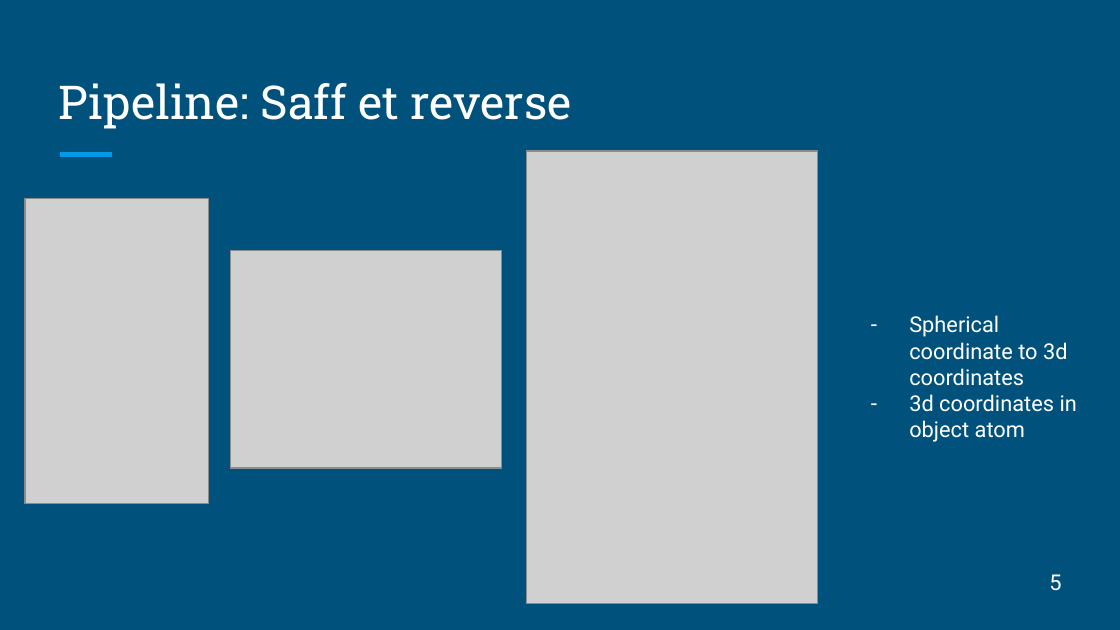
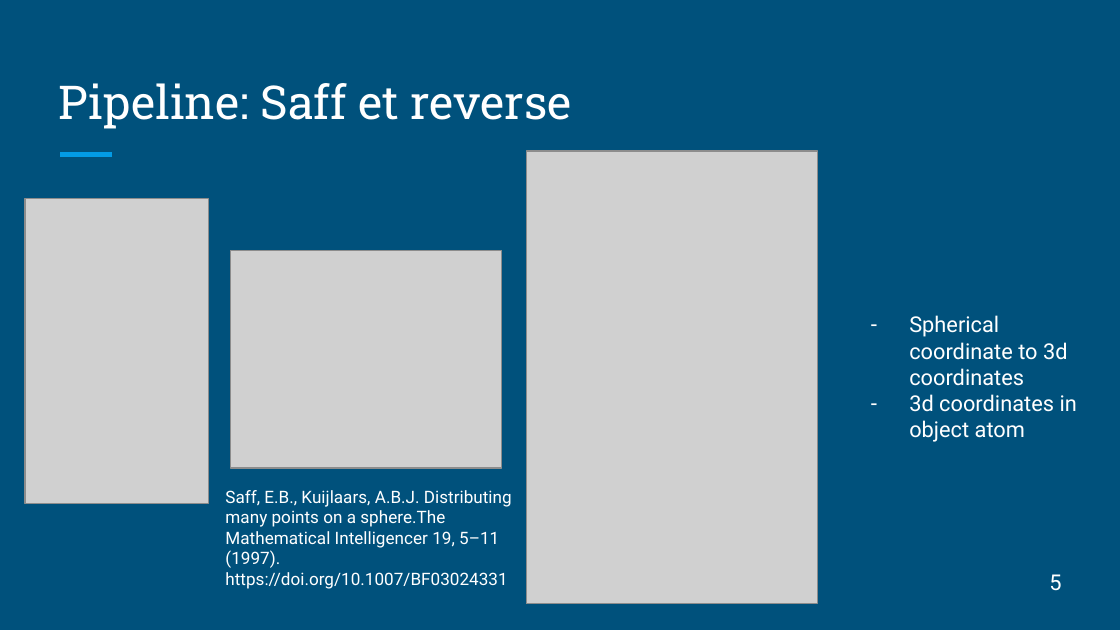
Before and after one commit to Ale6prog/projet_surface, a slide deck: slide 5 of BEL_presentation.pptx. Drawn at 1120x630 pixels with LibreOffice and Linux fonts; fonts in the diff are those of the drawing; grey boxes stand for pictures. Boxes give left, top, right and bottom in pixels: in the first picture for what was removed or moved away, otherwise in the second. Text is boxed around its words. In the diff, an @@ line names an element or a change of style, - is before the commit and + after.

```diff
--- a/BEL_presentation.pptx
+++ b/BEL_presentation.pptx
@@ text added at (225, 490, 512, 589), 11 pt, text #FFFFFF @@
+Saff, E.B., Kuijlaars, A.B.J. Distributing many points on a sphere.The Mathematical Intelligencer 19, 5–11 (1997). https://doi.org/10.1007/BF03024331
```
Also in this commit, not shown: 1 other file.
